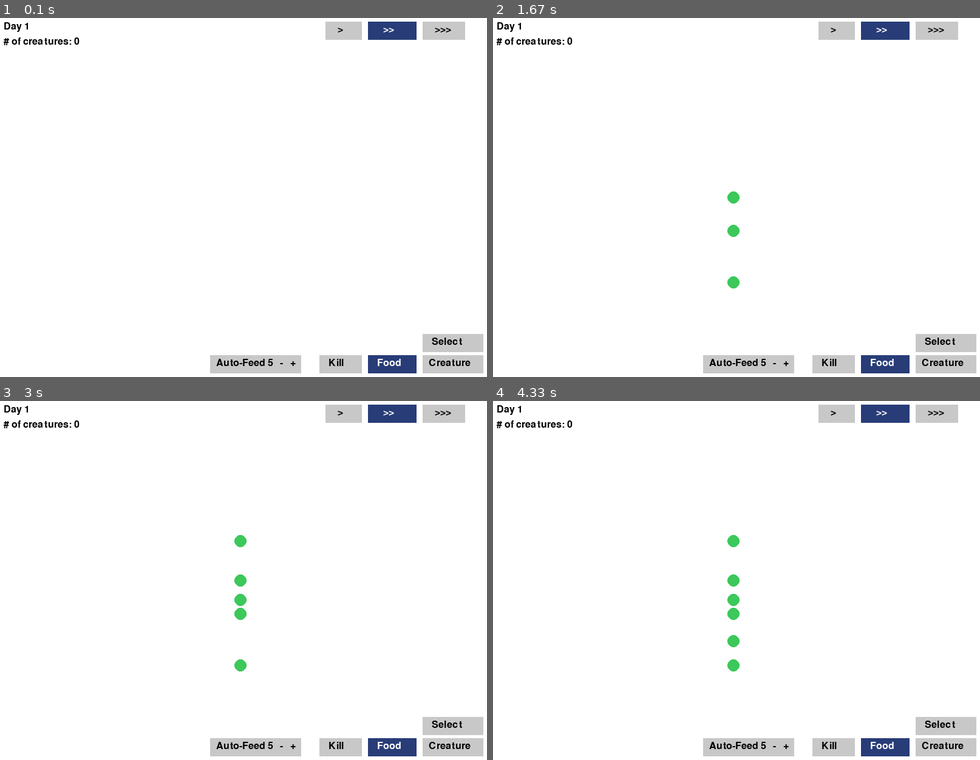
Above: before the commit, frames 1-4 (two rows, left to right).
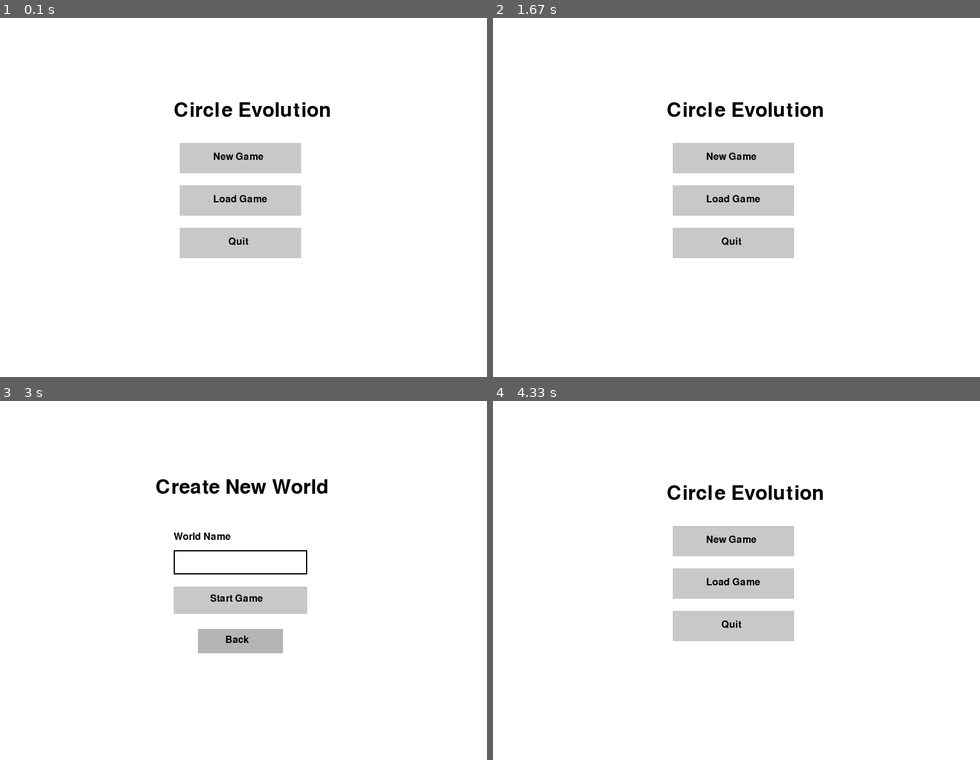
Above: after the commit, the same moments.

Repository: Carlarlgfy/CircleEvolutionPygame
Game: pygame game, started from main.py
Two runs of this game, one before a commit and one after it. Both use one fixed random seed, a clock stepped at 60 frames per second and the inputs below.
Inputs (mouse positions are in pixels of both pictures, inside the frame that each line leads up to):
- Up to frame 1 (0.1 s): no input
- Up to frame 2 (1.67 s): click (731, 197) at 0.38 s; click (731, 229) at 0.72 s, where only the run after the commit has a clickable "Empty"; click (731, 283) at 1.55 s, where only the run after the commit has a clickable "Back"
- Up to frame 3 (3 s): click (238, 541) at 2.05 s, where only the run after the commit has a clickable "New Game"; click (238, 598) at 2.38 s, where only the run after the commit has a clickable "Start Game"
- Up to frame 4 (4.33 s): click (731, 641) at 3.22 s, where only the run after the commit has a clickable "Back"; click (887, 415) at 3.72 s

The runs differ from the first frame. In frame 1, 12% of the frame differs, in the area x 0-100%, y 1-99%; in frame 2, 12%; in frame 3, 9.2%; in frame 4, 12%.

Commit message:
add save/load system and menu improvements

Diff:
--- a/main.py
+++ b/main.py
@@ -2,6 +2,8 @@
 #first lets initialize everything
 import pygame
 import random
+import json
+import os
 #initialize pygame
 pygame.init()
 #initialize the screen
@@ -60,8 +62,11 @@
 creature_button_rect = pygame.Rect(710, 570, 100, 30)
 kill_button_rect = pygame.Rect(540, 570, 70, 30)
 
-#selector button positioned above creature button
+ #selector button positioned above creature button
 selector_button_rect = pygame.Rect(creature_button_rect.x, creature_button_rect.y - 35, 100, 30)
+
+#save and exit button (top left under counters)
+save_exit_rect = pygame.Rect(20, 70, 110, 28)
 
 #
 #auto feed toggle button system
@@ -76,6 +81,114 @@
 food_spawned_today = 0
 
 running = True
+#game state system
+#menu or simulation
+game_state = "menu"
+
+#menu buttons
+menu_new_rect = pygame.Rect(310, 220, 200, 50)
+menu_load_rect = pygame.Rect(310, 290, 200, 50)
+menu_quit_rect = pygame.Rect(310, 360, 200, 50)
+
+#new game setup UI
+name_input_rect = pygame.Rect(300, 260, 220, 40)
+start_game_rect = pygame.Rect(300, 320, 220, 45)
+back_newgame_rect = pygame.Rect(340, 390, 140, 40)
+
+world_name = ""
+name_input_active = False
+
+#notification popup system
+notification_text = ""
+notification_timer = 0
+
+
+def world_name_exists(name):
+    for f in SAVE_FILES:
+        if os.path.exists(f):
+            try:
+                with open(f, "r") as file:
+                    data = json.load(file)
+                    if data.get("world_name", "") == name:
+                        return True
+            except:
+                pass
+    return False
+
+#load menu buttons
+slot1_rect = pygame.Rect(300, 200, 220, 50)
+slot2_rect = pygame.Rect(300, 270, 220, 50)
+slot3_rect = pygame.Rect(300, 340, 220, 50)
+back_button_rect = pygame.Rect(340, 430, 140, 40)
+
+#================ SAVE SYSTEM =================
+SAVE_FILES = ["save_slot1.json", "save_slot2.json", "save_slot3.json"]
+
+def get_empty_slot():
+    for i, f in enumerate(SAVE_FILES):
+        if not os.path.exists(f):
+            return i
+    return None
+
+def save_world():
+    slot = get_empty_slot()
+    if slot is None:
+        return
+
+    data = {
+        "world_name": world_name,
+        "day": day,
+        "creatures": [
+            {
+                "x": c.x,
+                "y": c.y,
+                "size": c.mature_size,
+                "speed": c.speed,
+                "awareness": c.awareness_radius,
+                "maturation": c.maturation_time,
+                "food_need": c.food_need
+            }
+            for c in creatures
+        ],
+        "foods": [
+            {"x": f.x, "y": f.y}
+            for f in foods
+        ]
+    }
+
+    with open(SAVE_FILES[slot], "w") as f:
+        json.dump(data, f)
+
+
+# Load world from slot
+def load_world(slot_index):
+    global creatures, foods, world_name, day
+
+    file = SAVE_FILES[slot_index]
+
+    if not os.path.exists(file):
+        return
+
+    with open(file, "r") as f:
+        data = json.load(f)
+
+    world_name = data.get("world_name", "World")
+    day = data.get("day", 1)
+
+    creatures = []
+    foods = []
+
+    for c in data.get("creatures", []):
+        creature = Creature((c["x"], c["y"]))
+        creature.mature_size = c.get("size", creature.mature_size)
+        creature.speed = c.get("speed", creature.speed)
+        creature.awareness_radius = c.get("awareness", creature.awareness_radius)
+        creature.maturation_time = c.get("maturation", creature.maturation_time)
+        creature.food_need = c.get("food_need", creature.food_need)
+        creatures.append(creature)
+
+    for fdata in data.get("foods", []):
+        foods.append(Food((fdata["x"], fdata["y"])))
 while running:
     dt = clock.tick(60)
     step_timer += dt
@@ -87,7 +200,64 @@
     for event in pygame.event.get():
         if event.type == pygame.QUIT:
             running = False
+        # Menu click handling
+        if event.type == pygame.MOUSEBUTTONDOWN and game_state == "menu":
+            if menu_new_rect.collidepoint(event.pos):
+                if get_empty_slot() is None:
+                    notification_text = "No empty save slots"
+                    notification_timer = 3000
+                else:
+                    game_state = "new_game"
+            elif menu_load_rect.collidepoint(event.pos):
+                game_state = "load_menu"
+            elif menu_quit_rect.collidepoint(event.pos):
+                running = False
+
+        #load menu click handling
+        if event.type == pygame.MOUSEBUTTONDOWN and game_state == "load_menu":
+
+            if back_button_rect.collidepoint(event.pos):
+                game_state = "menu"
+
+            elif slot1_rect.collidepoint(event.pos):
+                if os.path.exists(SAVE_FILES[0]):
+                    load_world(0)
+                    game_state = "simulation"
+
+            elif slot2_rect.collidepoint(event.pos):
+                if os.path.exists(SAVE_FILES[1]):
+                    load_world(1)
+                    game_state = "simulation"
+
+            elif slot3_rect.collidepoint(event.pos):
+                if os.path.exists(SAVE_FILES[2]):
+                    load_world(2)
+                    game_state = "simulation"
+
+        #new game menu click handling
+        if event.type == pygame.MOUSEBUTTONDOWN and game_state == "new_game":
+            if name_input_rect.collidepoint(event.pos):
+                name_input_active = True
+            else:
+                name_input_active = False
+
+            if start_game_rect.collidepoint(event.pos):
+                if world_name.strip() == "":
+                    notification_text = "World must have a name"
+                    notification_timer = 3000
+                elif world_name_exists(world_name):
+                    notification_text = "World name already exists"
+                    notification_timer = 3000
+                else:
+                    game_state = "simulation"
+
+            if back_newgame_rect.collidepoint(event.pos):
+                game_state = "menu"
         if event.type == pygame.MOUSEBUTTONDOWN:
+            #save and exit button
+            if save_exit_rect.collidepoint(event.pos) and game_state == "simulation":
+                save_world()
+                game_state = "menu"
             #creature selection logic (only active in select mode)
             if mode == "select":
                 if selected_creature and close_button_rect.collidepoint(event.pos):
@@ -163,6 +333,104 @@
                             if (dx*dx + dy*dy) ** 0.5 < 50:
                                 creatures.remove(creature)
 
+        if event.type == pygame.KEYDOWN and game_state == "new_game" and name_input_active:
+            if event.key == pygame.K_BACKSPACE:
+                world_name = world_name[:-1]
+            elif len(world_name) < 20:
+                world_name += event.unicode
+
+    #================ MENU SCREEN =================
+    if game_state == "menu":
+        screen.fill((255,255,255))
+
+        title_font = pygame.font.SysFont(None, 48)
+        title = title_font.render("Circle Evolution", True, (0,0,0))
+        screen.blit(title, (300, 150))
+
+        pygame.draw.rect(screen, (200,200,200), menu_new_rect)
+        pygame.draw.rect(screen, (200,200,200), menu_load_rect)
+        pygame.draw.rect(screen, (200,200,200), menu_quit_rect)
+
+        new_text = font.render("New Game", True, (0,0,0))
+        load_text = font.render("Load Game", True, (0,0,0))
+        quit_text = font.render("Quit", True, (0,0,0))
+
+        screen.blit(new_text, (menu_new_rect.x + 55, menu_new_rect.y + 15))
+        screen.blit(load_text, (menu_load_rect.x + 55, menu_load_rect.y + 15))
+        screen.blit(quit_text, (menu_quit_rect.x + 80, menu_quit_rect.y + 15))
+
+        pygame.display.flip()
+        continue
+
+    #================ LOAD MENU =================
+    #================ NEW GAME MENU =================
+    if game_state == "new_game":
+
+        screen.fill((255,255,255))
+
+        title_font = pygame.font.SysFont(None, 48)
+        title = title_font.render("Create New World", True, (0,0,0))
+        screen.blit(title, (270, 140))
+
+        label = font.render("World Name", True, (0,0,0))
+        screen.blit(label, (300, 230))
+
+        pygame.draw.rect(screen, (255,255,255), name_input_rect)
+        pygame.draw.rect(screen, (0,0,0), name_input_rect, 2)
+
+        name_surface = font.render(world_name, True, (0,0,0))
+        screen.blit(name_surface, (name_input_rect.x + 8, name_input_rect.y + 10))
+
+        pygame.draw.rect(screen, (200,200,200), start_game_rect)
+        pygame.draw.rect(screen, (180,180,180), back_newgame_rect)
+
+        start_text = font.render("Start Game", True, (0,0,0))
+        back_text = font.render("Back", True, (0,0,0))
+
+        screen.blit(start_text, (start_game_rect.x + 60, start_game_rect.y + 12))
+        screen.blit(back_text, (back_newgame_rect.x + 45, back_newgame_rect.y + 10))
+
+        pygame.display.flip()
+        continue
+    if game_state == "load_menu":
+
+        screen.fill((255,255,255))
+
+        title_font = pygame.font.SysFont(None, 48)
+        title = title_font.render("Load Game", True, (0,0,0))
+        screen.blit(title, (320, 120))
+
+        pygame.draw.rect(screen, (200,200,200), slot1_rect)
+        pygame.draw.rect(screen, (200,200,200), slot2_rect)
+        pygame.draw.rect(screen, (200,200,200), slot3_rect)
+
+        pygame.draw.rect(screen, (180,180,180), back_button_rect)
+
+        def get_slot_label(i):
+            file = SAVE_FILES[i]
+            if not os.path.exists(file):
+                return "Empty"
+            try:
+                with open(file, "r") as f:
+                    data = json.load(f)
+                    return data.get("world_name", "Saved World")
+            except:
+                return "Saved"
+
+        slot1_text = font.render(get_slot_label(0), True, (0,0,0))
+        slot2_text = font.render(get_slot_label(1), True, (0,0,0))
+        slot3_text = font.render(get_slot_label(2), True, (0,0,0))
+        back_text = font.render("Back", True, (0,0,0))
+
+        screen.blit(slot1_text, (slot1_rect.x + 60, slot1_rect.y + 15))
+        screen.blit(slot2_text, (slot2_rect.x + 60, slot2_rect.y + 15))
+        screen.blit(slot3_text, (slot3_rect.x + 60, slot3_rect.y + 15))
+
+        screen.blit(back_text, (back_button_rect.x + 45, back_button_rect.y + 10))
+
+        pygame.display.flip()
+        continue
+
     #continuous mouse placement
     #allows holding mouse button to place multiple objects while dragging
     mouse_buttons = pygame.mouse.get_pressed()
@@ -283,6 +551,13 @@
 
     creature_count_text = font.render(f"# of creatures: {len(creatures)}", True, (0, 0, 0))
     screen.blit(creature_count_text, (20, 45))
+
+    #save and exit button
+    pygame.draw.rect(screen, (200,200,200), save_exit_rect)
+    pygame.draw.rect(screen, (0,0,0), save_exit_rect, 1)
+
+    save_text = font.render("Save & Exit", True, (0,0,0))
+    screen.blit(save_text, (save_exit_rect.x + 10, save_exit_rect.y + 5))
 
     #selected creature info panel
     if selected_creature and selected_creature in creatures:
@@ -450,6 +725,17 @@
     selector_text = font.render("Select", True, (255,255,255) if mode == "select" else (0,0,0))
     screen.blit(selector_text, (selector_button_rect.x + 15, selector_button_rect.y + 5))
 
+    #notification popup (top right)
+    if notification_timer > 0:
+        notification_timer -= dt
+
+        popup_rect = pygame.Rect(560, 10, 240, 40)
+        pygame.draw.rect(screen, (220,220,220), popup_rect)
+        pygame.draw.rect(screen, (0,0,0), popup_rect, 2)
+
+        note_text = font.render(notification_text, True, (0,0,0))
+        screen.blit(note_text, (popup_rect.x + 10, popup_rect.y + 10))
+
     #updating screen
     pygame.display.flip()
 
